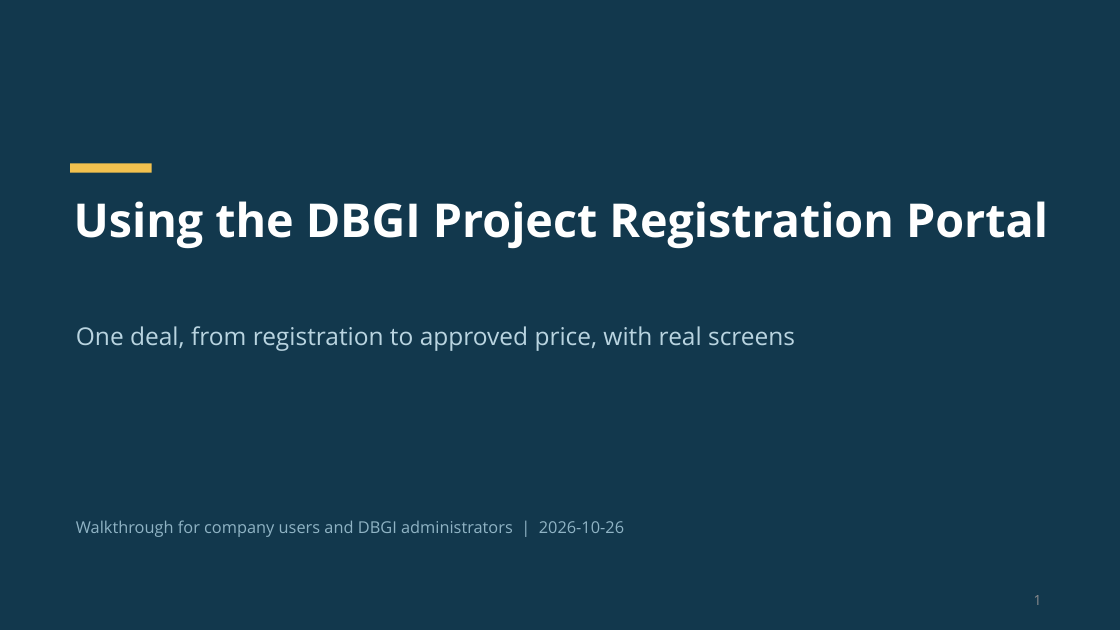
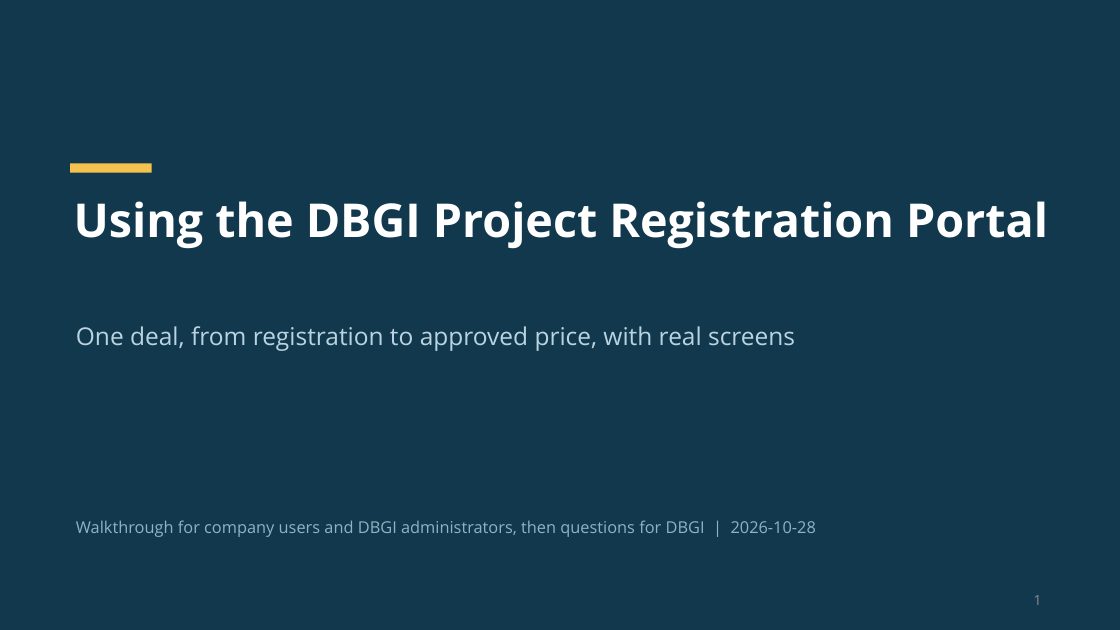
Before and after one commit to dbsuarez/dbgi-deal-registration-portal, a slide deck: slide 1 of docs/guides/Portal User Guide/Using the DBGI Portal.pptx. Drawn at 1120x630 pixels with LibreOffice and Linux fonts; fonts in the diff are those of the drawing. Boxes give left, top, right and bottom in pixels: in the first picture for what was removed or moved away, otherwise in the second. Text is boxed around its words. In the diff, an @@ line names an element or a change of style, - is before the commit and + after.

```diff
--- a/docs/guides/Portal User Guide/Using the DBGI Portal.pptx
+++ b/docs/guides/Portal User Guide/Using the DBGI Portal.pptx
@@ text at (76, 520, 816, 537): text changed @@
-Walkthrough for company users and DBGI administrators | 2026-10-26
+Walkthrough for company users and DBGI administrators, then questions for DBGI | 2026-10-28
```
Also in this commit, not shown: 23 slides added, 8 other files.
